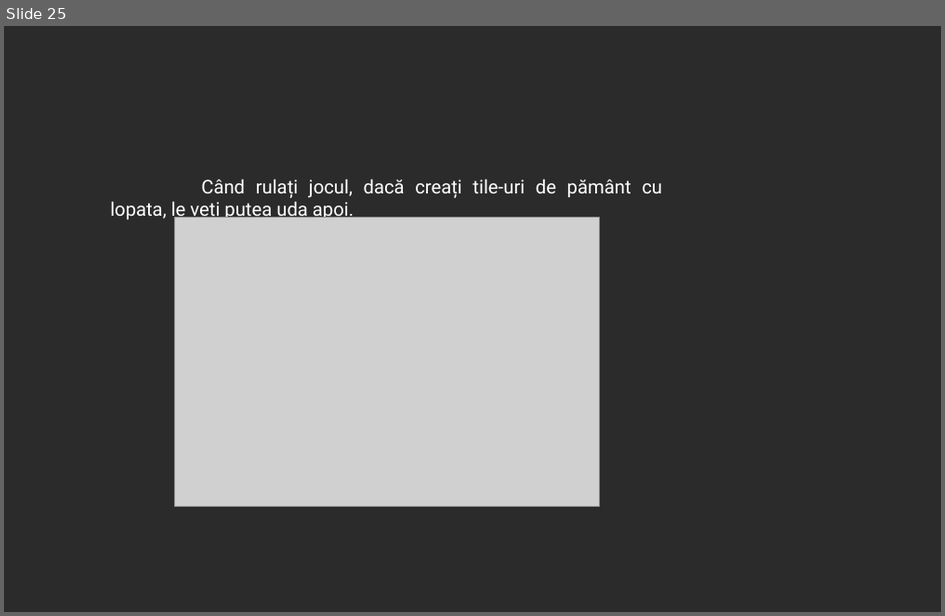
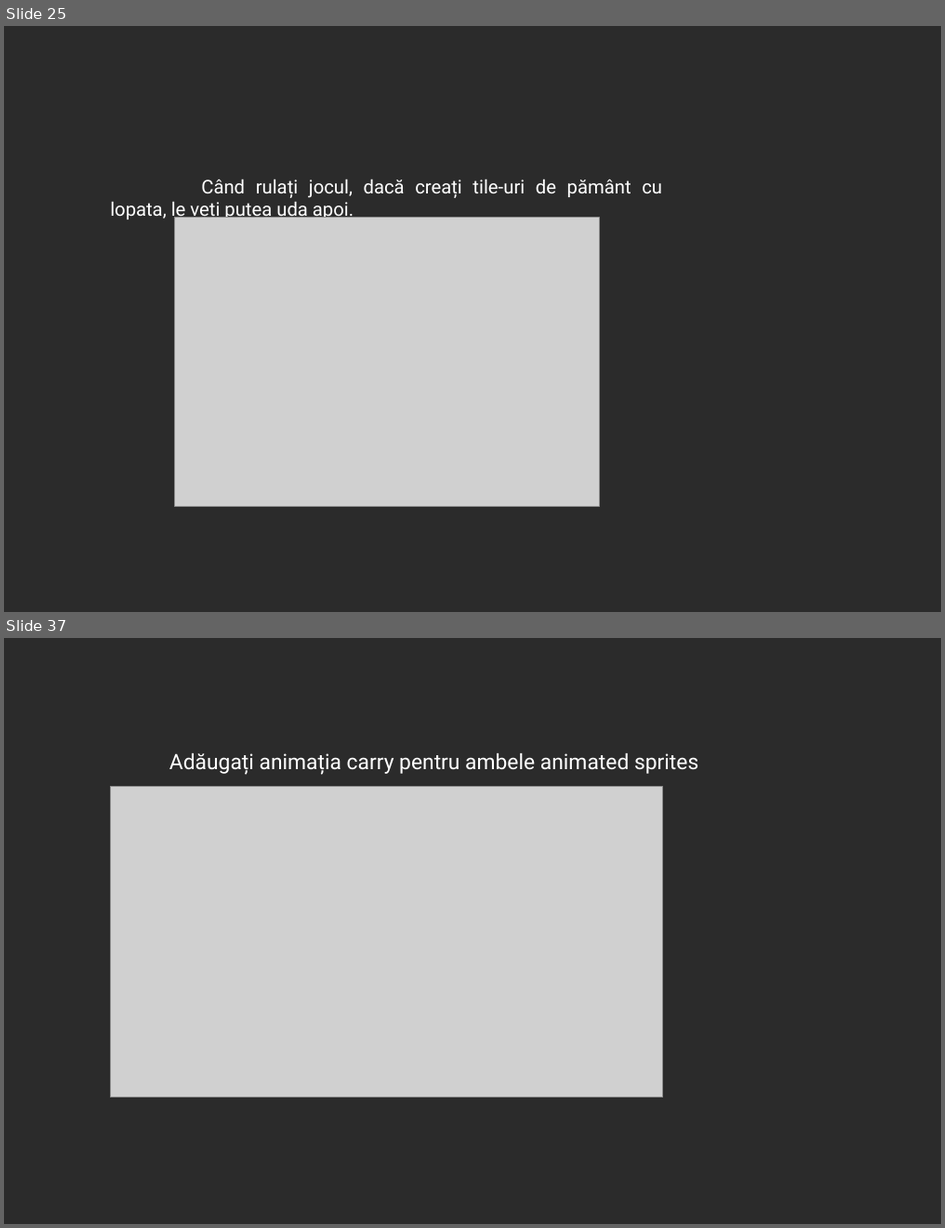
Before and after one commit to 0xspiderr/gdc-upt-presentations, a slide deck: presentation_4/presentation_4.odp. Shown one above the other, each under a label of ours: slide 25 before the commit, slides 25 and 37 after it; the slides between them are not shown. The pictures are 945x616 and 945x1228 pixels, drawn with LibreOffice and Linux fonts; fonts in the diff are those of the drawing; grey boxes stand for pictures; background and template pictures are left out; a plain dark background stands for a picture behind light text. Boxes give left, top, right and bottom in pixels: in the first picture for what was removed or moved away, otherwise in the second. Text is boxed around its words. In the diff, an @@ line names an element or a change of style, - is before the commit and + after.

```diff
--- a/presentation_4/presentation_4.odp
+++ b/presentation_4/presentation_4.odp
@@ slide 37 added at (4,638,941,1224), background picture (left out) @@
@@ text added at (170,753,699,775), 18 pt, text #FFFFFF @@
+Adăugați animația carry pentru ambele animated sprites
@@ picture added at (110,787,663,1097) @@
```
Also in this commit, not shown: 40 other slides added, 8 other files.
